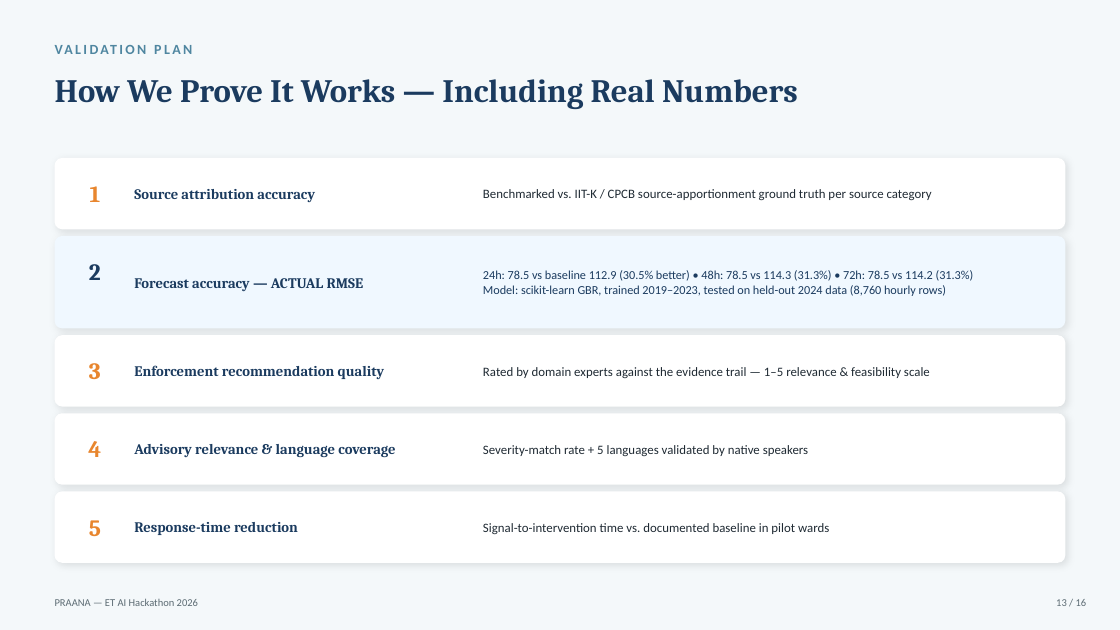
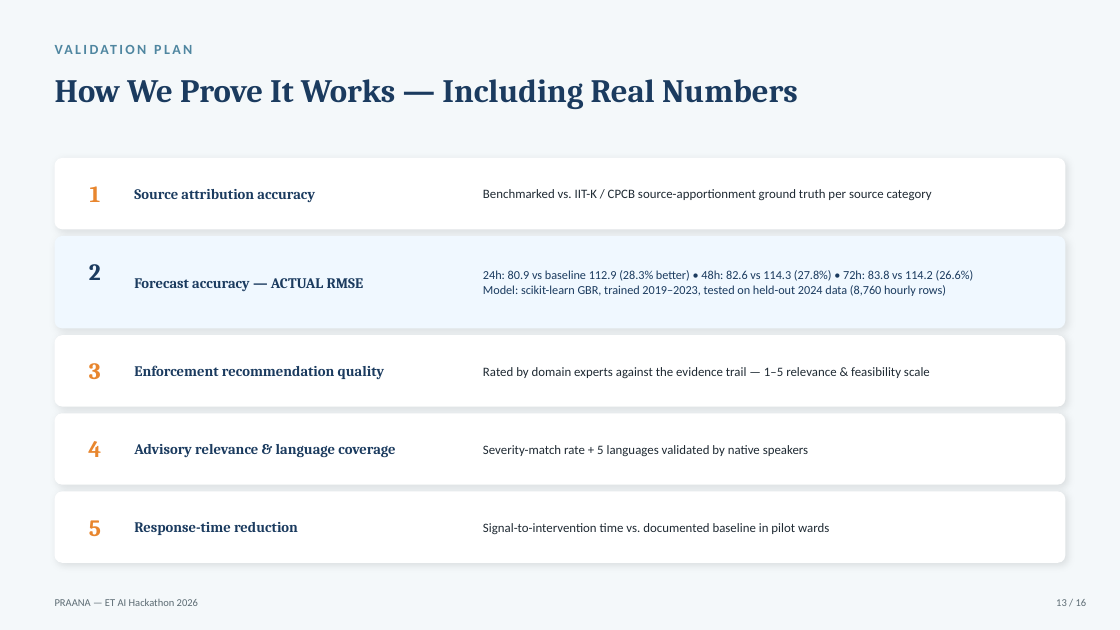
Before and after one commit to Aaditee13/praana-air-quality-intelligence, a slide deck: slide 13 of docs/PRAANA_Pitch_Deck.pptx. Drawn at 1120x630 pixels with LibreOffice and Linux fonts; fonts in the diff are those of the drawing. Boxes give left, top, right and bottom in pixels: in the first picture for what was removed or moved away, otherwise in the second. Text is boxed around its words. In the diff, an @@ line names an element or a change of style, - is before the commit and + after.

```diff
--- a/docs/PRAANA_Pitch_Deck.pptx
+++ b/docs/PRAANA_Pitch_Deck.pptx
@@ text at <box>483,270,974,281</box>: text changed @@
-24h: 78.5 vs baseline 112.9 (30.5% better) • 48h: 78.5 vs 114.3 (31.3%) • 72h: 78.5 vs 114.2 (31.3%)
+24h: 80.9 vs baseline 112.9 (28.3% better) • 48h: 82.6 vs 114.3 (27.8%) • 72h: 83.8 vs 114.2 (26.6%)
```
Also in this commit, not shown: 6 other slides changed, 3 other files.
